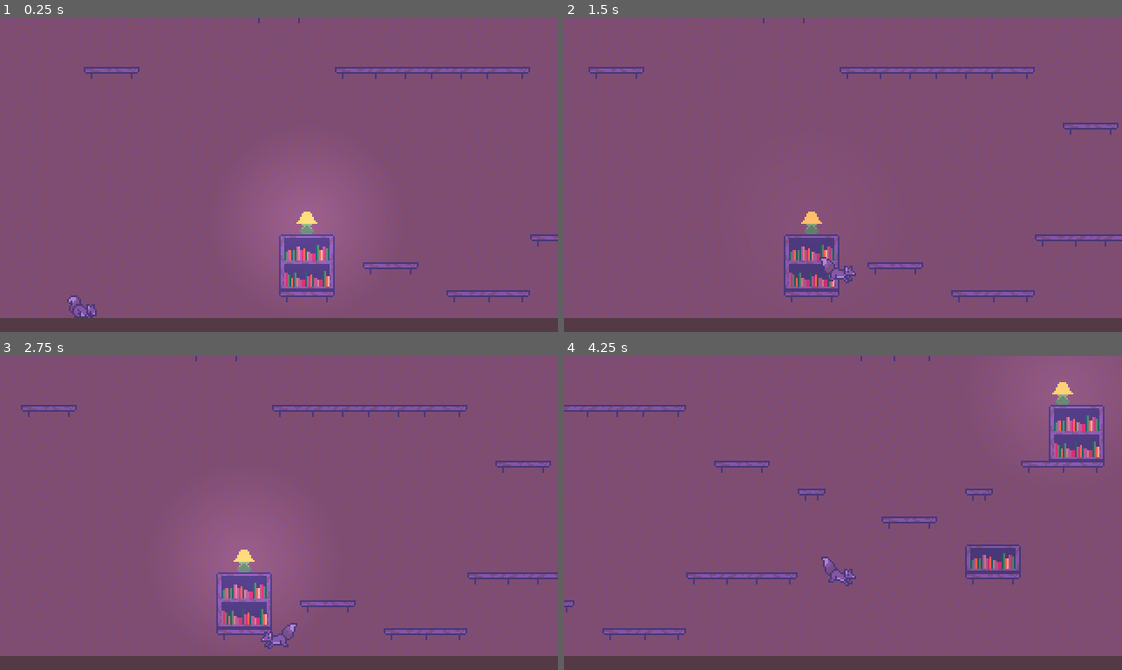
Above: before the commit, frames 1-4 (two rows, left to right).
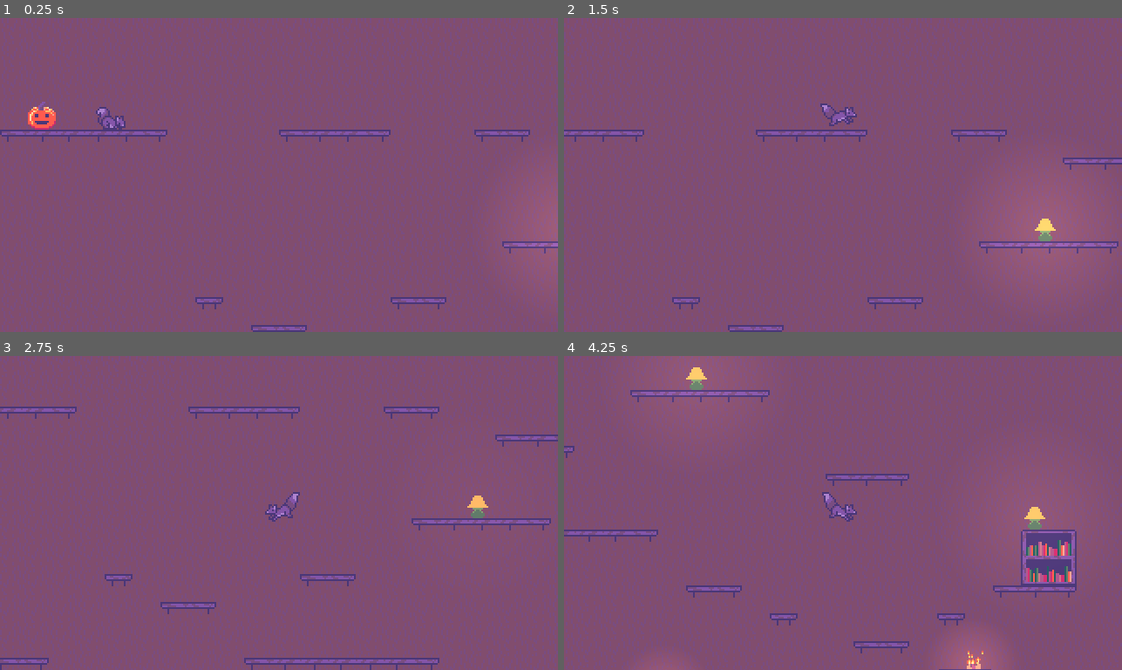
Above: after the commit, the same moments.

Repository: UniGDC/Cozy-Autumn-Game-Jam
Game: Godot game, scene res://Scenes/Main.tscn
Same seed, same stepped clock (60 frames per second), same inputs: the game is played once before the commit and once after it. The engine's default icon, where the game draws it, is replaced by a stand-in: a white triangle on a blue panel in a dark square.
Inputs:
- Up to frame 1 (0.25 s): no input
- Up to frame 2 (1.5 s): hold D (right) from 0.53 s (still down); tap Ctrl (interact) at 0.6, 1.35 s; tap Space (jump) at 0.77 s
- Up to frame 3 (2.75 s): tap Space (jump) at 1.52 s; release D (right) at 2.03 s; hold A (left) from 2.03 s (still down); tap Ctrl (interact) at 2.1 s
- Up to frame 4 (4.25 s): release A (left) at 2.78 s; hold D (right) from 2.78 s (still down); tap Ctrl (interact) at 2.85, 3.6 s; tap Space (jump) at 3.02, 3.77 s

The runs differ from the first frame. In frame 1, 14% of the frame differs, in the area x 0-100%, y 0-100%; in frame 2, 13%; in frame 3, 12%; in frame 4, 16%.

Commit message:
Added pumpkin texture and fixed player anim bug

Diff:
--- a/Candle.tscn
+++ b/Scenes/Candle.tscn
@@ -1,10 +1,10 @@
-[gd_scene load_steps=7 format=2]
+[gd_scene load_steps=8 format=2]
 
-[ext_resource path="res://Candle.gd" type="Script" id=1]
-[ext_resource path="res://Art/gameassets.png" type="Texture" id=2]
+[ext_resource path="res://Art/gameassets.png" type="Texture" id=1]
+[ext_resource path="res://Scripts/Candle.gd" type="Script" id=2]
 
 [sub_resource type="AtlasTexture" id=5]
-atlas = ExtResource( 2 )
+atlas = ExtResource( 1 )
 region = Rect2( 32, 32, 12, 7 )
 
 [sub_resource type="Gradient" id=2]
@@ -34,16 +34,36 @@
 "values": [ 0.7, 0.3, 0.7 ]
 }
 
+[sub_resource type="AtlasTexture" id=6]
+atlas = ExtResource( 1 )
+region = Rect2( 47, 37, 1, 2 )
+
 [node name="Candle" type="Sprite"]
+z_index = 20
 texture = SubResource( 5 )
-offset = Vector2( 0, -1.5 )
+offset = Vector2( 0.5, -1.5 )
 hframes = 4
-frame = 1
-script = ExtResource( 1 )
+frame = 3
+script = ExtResource( 2 )
 
 [node name="Light2D" type="Light2D" parent="."]
 texture = SubResource( 3 )
+color = Color( 1, 0.776471, 0.352941, 1 )
 energy = 0.7
 
 [node name="AnimationPlayer" type="AnimationPlayer" parent="."]
 anims/Glow = SubResource( 4 )
+
+[node name="CPUParticles2D" type="CPUParticles2D" parent="."]
+position = Vector2( 0, -1 )
+emitting = false
+amount = 2
+lifetime = 2.0
+texture = SubResource( 6 )
+direction = Vector2( 0, -1 )
+spread = 40.0
+gravity = Vector2( 0, 0 )
+initial_velocity = 8.0
+initial_velocity_random = 0.5
+linear_accel = -2.0
+linear_accel_random = 0.5
--- a/Scenes/Lamp.tscn
+++ b/Scenes/Lamp.tscn
@@ -35,6 +35,7 @@
 }
 
 [node name="Lamp" type="Sprite"]
+z_index = 20
 texture = SubResource( 5 )
 offset = Vector2( 0, 0.5 )
 script = ExtResource( 2 )
@@ -42,6 +43,7 @@
 [node name="Light2D" type="Light2D" parent="."]
 texture = SubResource( 3 )
 texture_scale = 2.0
+color = Color( 1, 0.882353, 0.431373, 1 )
 energy = 0.7
 
 [node name="AnimationPlayer" type="AnimationPlayer" parent="."]
--- a/Scenes/Main.tscn
+++ b/Scenes/Main.tscn
@@ -7,6 +7,7 @@
 [ext_resource path="res://Scenes/HUD.tscn" type="PackedScene" id=5]
 [ext_resource path="res://Art/gameassets.png" type="Texture" id=6]
 [ext_resource path="res://Scenes/Lamp.tscn" type="PackedScene" id=7]
+[ext_resource path="res://Scenes/Candle.tscn" type="PackedScene" id=8]
 
 [sub_resource type="ConvexPolygonShape2D" id=12]
 points = PoolVector2Array( 0, 0, 16, 0, 16, 3, 0, 3 )
@@ -239,7 +240,7 @@
 script = ExtResource( 2 )
 
 [node name="Player" parent="." instance=ExtResource( 1 )]
-position = Vector2( 48, 336 )
+position = Vector2( 64, 56 )
 
 [node name="Decorations" type="TileMap" parent="."]
 tile_set = SubResource( 11 )
@@ -261,7 +262,7 @@
 tile_data = PoolIntArray( 0, 1, 0, 1, 1, 0, 2, 1, 0, 3, 1, 0, 4, 1, 0, 5, 1, 0, 6, 1, 0, 7, 1, 0, 8, 1, 0, 9, 1, 0, 10, …(12857 unchanged characters)…
 
 [node name="Pumpkin" parent="." instance=ExtResource( 3 )]
-position = Vector2( 16, 48 )
+position = Vector2( 24, 56 )
 z_index = 1
 
 [node name="Control" parent="." instance=ExtResource( 5 )]
@@ -274,3 +275,27 @@
 
 [node name="Lamp3" parent="." instance=ExtResource( 7 )]
 position = Vector2( 326, 121 )
+
+[node name="Candle2" parent="." instance=ExtResource( 8 )]
+position = Vector2( 484, 286 )
+
+[node name="Candle" parent="." instance=ExtResource( 8 )]
+position = Vector2( 188, 302 )
+
+[node name="Candle3" parent="." instance=ExtResource( 8 )]
+position = Vector2( 214, 318 )
+
+[node name="Candle4" parent="." instance=ExtResource( 8 )]
+position = Vector2( 186, 302 )
+
+[node name="Candle6" parent="." instance=ExtResource( 8 )]
+position = Vector2( 309, 302 )
+
+[node name="Candle5" parent="." instance=ExtResource( 8 )]
+position = Vector2( 307, 302 )
+
+[node name="Candle7" parent="." instance=ExtResource( 8 )]
+position = Vector2( 487, 286 )
+
+[node name="Candle8" parent="." instance=ExtResource( 8 )]
+position = Vector2( 482, 286 )
--- a/Scenes/Player.tscn
+++ b/Scenes/Player.tscn
@@ -36,6 +36,9 @@
 "update": 0,
 "values": [ Vector2( 0.5, 0.5 ), Vector2( 1, 1 ) ]
 }
+
+[sub_resource type="RectangleShape2D" id=13]
+extents = Vector2( 0.25, 6.5 )
 
 [sub_resource type="CircleShape2D" id=4]
 radius = 18.0
@@ -185,12 +188,12 @@
 [node name="Sprite" type="Sprite" parent="."]
 z_index = 10
 texture = ExtResource( 1 )
-offset = Vector2( -1.5, -9.5 )
+offset = Vector2( -1, -10 )
 hframes = 8
 vframes = 7
 
 [node name="CollisionShape2D" type="CollisionShape2D" parent="."]
-position = Vector2( -0.5, 0 )
+position = Vector2( 0, -0.5 )
 shape = SubResource( 1 )
 
 [node name="Camera2D" type="Camera2D" parent="."]
@@ -205,6 +208,15 @@
 root_node = NodePath("../..")
 "anims/zoom in" = SubResource( 2 )
 "anims/zoom out" = SubResource( 3 )
+
+[node name="Head" type="Area2D" parent="."]
+position = Vector2( 0, -0.5 )
+collision_layer = 0
+collision_mask = 2
+
+[node name="CollisionShape2D" type="CollisionShape2D" parent="Head"]
+position = Vector2( 6, 0 )
+shape = SubResource( 13 )
 
 [node name="InteractionZone" type="Area2D" parent="."]
 collision_layer = 0
--- a/Scenes/Pumpkin.tscn
+++ b/Scenes/Pumpkin.tscn
@@ -1,11 +1,15 @@
-[gd_scene load_steps=5 format=2]
+[gd_scene load_steps=6 format=2]
 
 [ext_resource path="res://Scripts/Pumpkin.gd" type="Script" id=1]
-[ext_resource path="res://icon.png" type="Texture" id=2]
+[ext_resource path="res://Art/gameassets.png" type="Texture" id=2]
 [ext_resource path="res://Scenes/DialogueBox.tscn" type="PackedScene" id=3]
 
-[sub_resource type="RectangleShape2D" id=1]
-extents = Vector2( 12, 12 )
+[sub_resource type="AtlasTexture" id=2]
+atlas = ExtResource( 2 )
+region = Rect2( 0, 0, 80, 16 )
+
+[sub_resource type="RectangleShape2D" id=3]
+extents = Vector2( 6.49997, 8.00002 )
 
 [node name="Pumpkin" type="StaticBody2D"]
 collision_layer = 3
@@ -13,13 +17,14 @@
 dialogPath = NodePath("CanvasLayer")
 
 [node name="Sprite" type="Sprite" parent="."]
-modulate = Color( 0.666667, 0.392157, 0, 1 )
-position = Vector2( -9.53674e-07, 9.53674e-07 )
-scale = Vector2( 0.375, 0.375 )
-texture = ExtResource( 2 )
+z_index = 15
+texture = SubResource( 2 )
+hframes = 5
 
 [node name="CollisionShape2D" type="CollisionShape2D" parent="."]
-shape = SubResource( 1 )
+position = Vector2( 0, 1.5 )
+rotation = 1.5708
+shape = SubResource( 3 )
 
 [node name="CanvasLayer" parent="." instance=ExtResource( 3 )]
 
--- a/Candle.gd
+++ b/Scripts/Candle.gd
@@ -4,6 +4,9 @@
 
 # Called when the node enters the scene tree for the first time.
 func _ready() -> void:
-	yield(get_tree().create_timer(rand_range(0,1)), "timeout")
+	randomize()
+	frame = randi() % 4
 	$AnimationPlayer.playback_speed = rand_range(0.8,1.2)
+	yield(get_tree().create_timer(rand_range(0,2)), "timeout")
+	$CPUParticles2D.emitting = true
 	$AnimationPlayer.play("Glow")
--- a/Scripts/Lamp.gd
+++ b/Scripts/Lamp.gd
@@ -8,6 +8,7 @@
 
 # Called when the node enters the scene tree for the first time.
 func _ready() -> void:
-	yield(get_tree().create_timer(rand_range(0,1)), "timeout")
+	randomize()
+	yield(get_tree().create_timer(rand_range(0,2)), "timeout")
 	$AnimationPlayer.playback_speed = rand_range(0.8,1.2)
 	$AnimationPlayer.play("Glow")
--- a/Scripts/Player.gd
+++ b/Scripts/Player.gd
@@ -16,6 +16,7 @@
 
 #General
 var velocity: Vector2 = Vector2.ZERO
+var near_wall: bool = false
 
 #Look
 var looking_right: int = 1
@@ -64,10 +65,12 @@
 func look() -> void:
 	if velocity.x >= 0:
 		looking_right = 1
-		sprite.flip_h = false
+		sprite.scale.x = 1
+		$Head.scale.x = 1
 	else:
 		looking_right = -1
-		sprite.flip_h = true
+		sprite.scale.x = -1
+		$Head.scale.x = -1
 
 
 func interact() -> void:
@@ -83,7 +86,7 @@
 		state = State.JUMP
 	elif velocity.y > 0.2:
 		state = State.FALL
-	elif abs(velocity.x) > 0.1:
+	elif abs(velocity.x) > 	0.1:
 		state = State.WALK
 	elif velocity.x < 0.1 && state == State.FALL && is_on_floor():
 		state = State.LAND
@@ -142,6 +145,14 @@
 
 	#clamps x velocity to recoil value
 	velocity.x = clamp(velocity.x, -move_speed, move_speed)
+
+	if is_on_wall():
+		near_wall = true
+	if !$Head.get_overlapping_bodies():
+		near_wall = false
+
+	if near_wall:
+		velocity.x = sign(velocity.x)/20
 
 	#Jumping
 	if is_on_floor():
Not shown: 1 places in Scenes/Main.tscn that only renumber resources
Not shown: 1 places in Scenes/Player.tscn that only renumber resources
